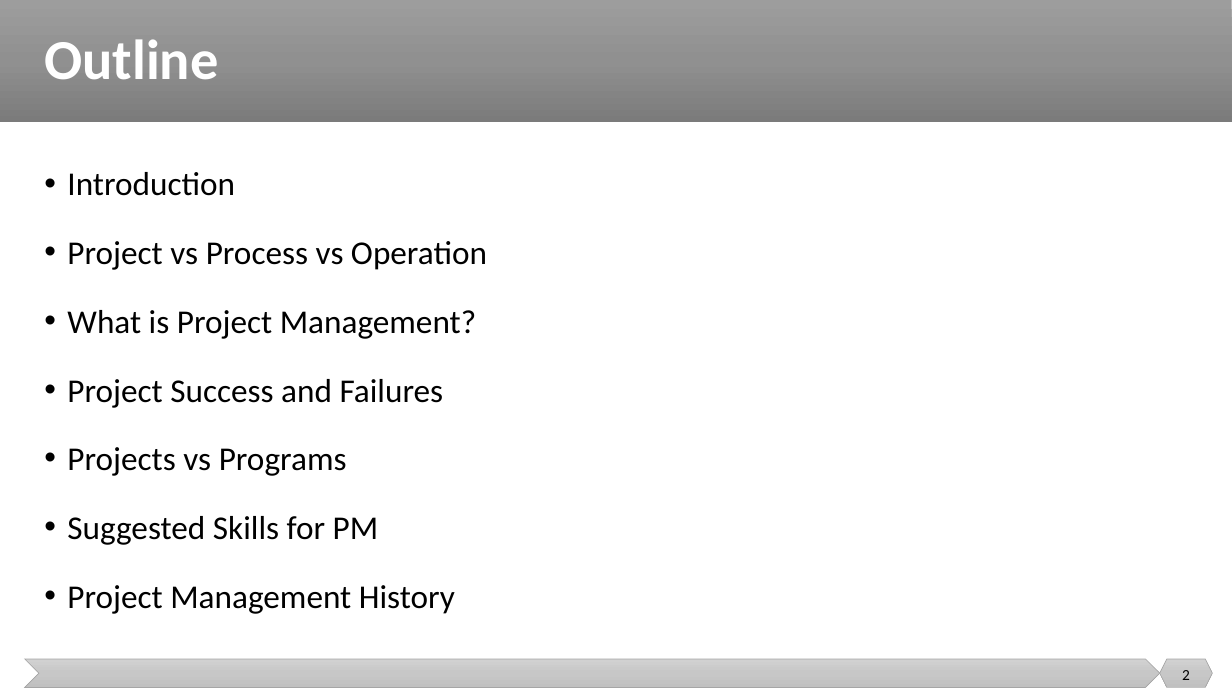
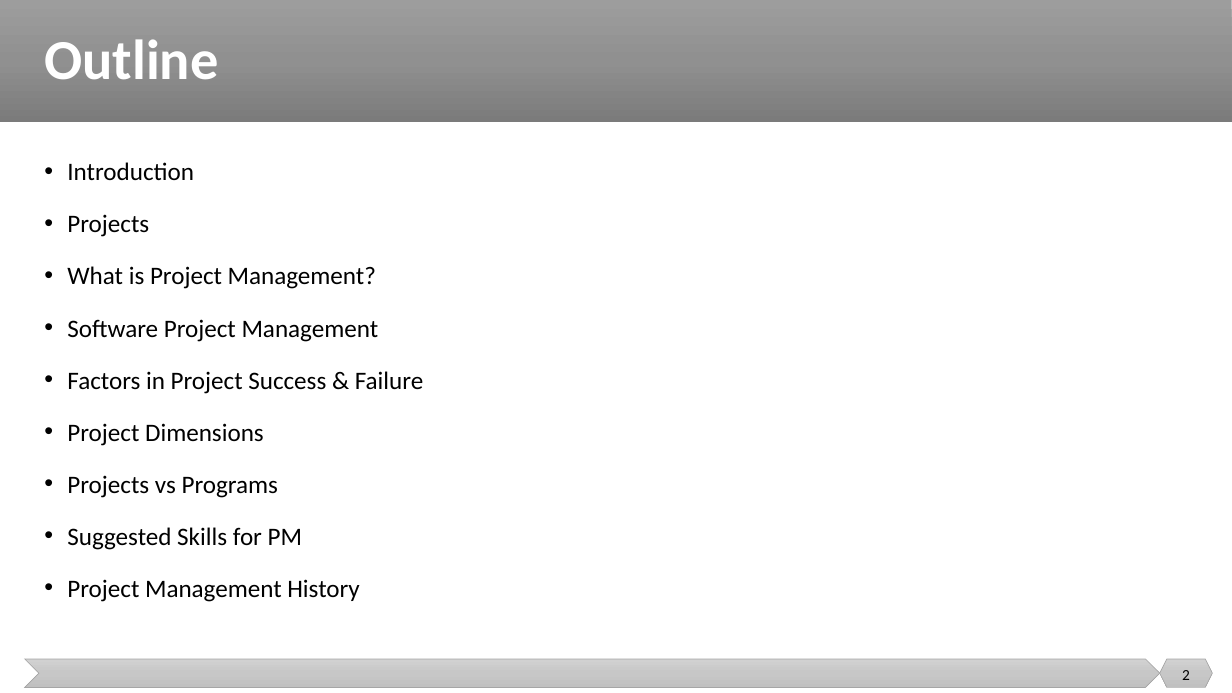
Before and after one commit to malenezi/malenezi, a slide deck: slide 2 of SE423/Lectures/1-Introduction/Introduction.pptx. Drawn at 1232x693 pixels with LibreOffice and Linux fonts; fonts in the diff are those of the drawing. Boxes give left, top, right and bottom in pixels: in the first picture for what was removed or moved away, otherwise in the second. Text is boxed around its words. In the diff, an @@ line names an element or a change of style, - is before the commit and + after.

```diff
--- a/SE423/Lectures/1-Introduction/Introduction.pptx
+++ b/SE423/Lectures/1-Introduction/Introduction.pptx
@@ text at (67,162,376,602): size 25.9 to 19.6 pt in "Introduction", "What is Project Management?", "Projects vs Programs", "Suggested Skills for PM" and 1 more places; line spacing 1.4 to 1.3 @@
@@ text at (67,214,149,237): text changed; size 25.9 to 19.6 pt @@
-• Project vs Process vs Operation
+• Projects
@@ text at (67,319,423,446): text changed; size 25.9 to 19.6 pt @@
-• Project Success and Failures
+• Software Project Management
+• Factors in Project Success & Failure
+• Project Dimensions
```
Also in this commit, not shown: 7 other slides changed, 3 slides added, 5 slides removed.
